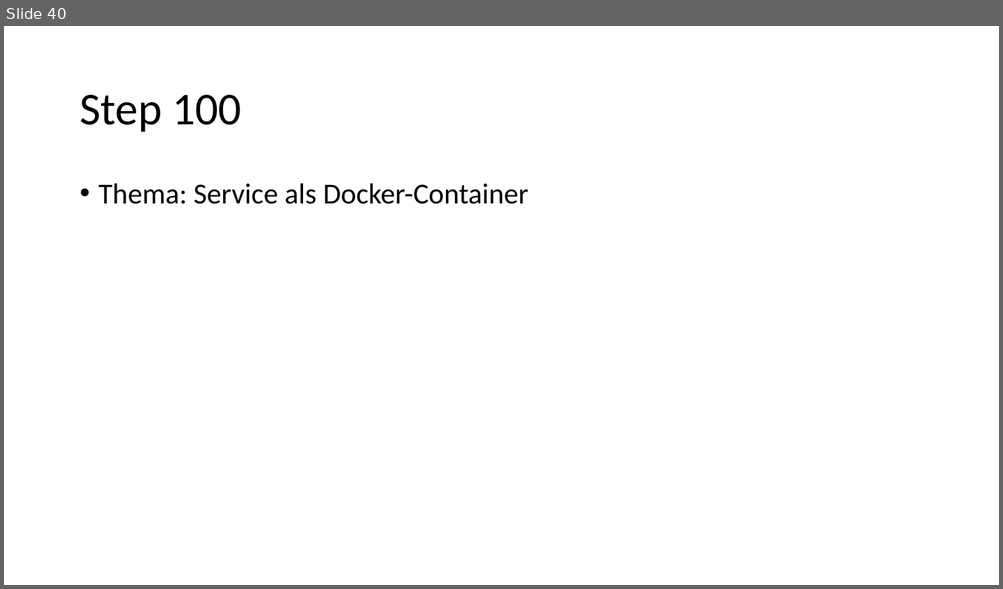
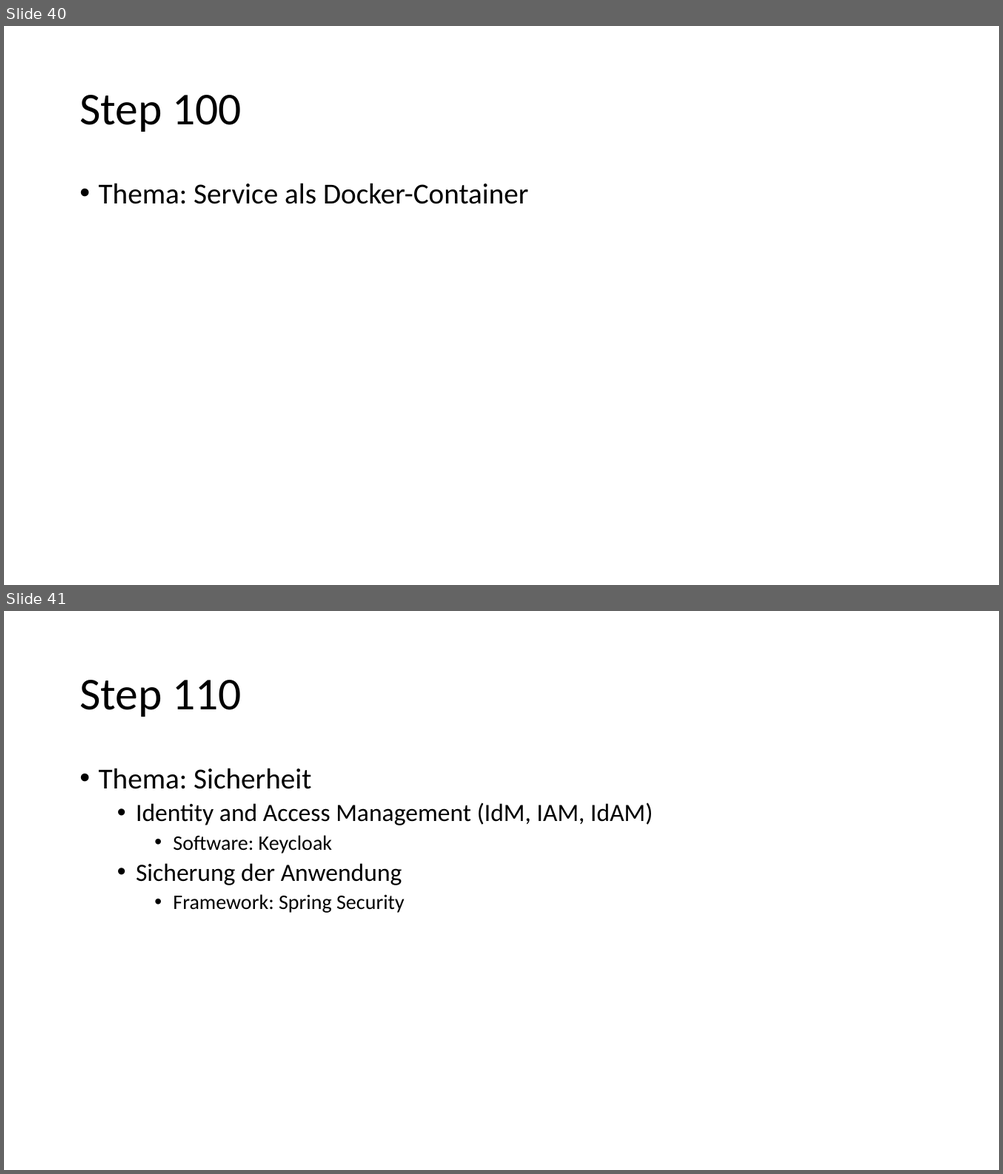
Before and after one commit to igeldo/PR4-SoSe23, a slide deck: Java-Starter.pptx. Shown one above the other, each under a label of ours: slide 40 before the commit, slides 40 and 41 after it. The pictures are 1003x589 and 1003x1174 pixels, drawn with LibreOffice and Linux fonts; fonts in the diff are those of the drawing. Boxes give left, top, right and bottom in pixels: in the first picture for what was removed or moved away, otherwise in the second. Text is boxed around its words. In the diff, an @@ line names an element or a change of style, - is before the commit and + after.

```diff
--- a/Java-Starter.pptx
+++ b/Java-Starter.pptx
@@ slide 41 added at (4, 611, 999, 1170), background #FFFFFF @@
@@ title added at (79, 680, 242, 717), 44 pt, text #000000 @@
+Step 110
@@ text added at (99, 768, 652, 913), 24 pt, text #000000 @@
+• Thema: Sicherheit
+  • Identity and Access Management (IdM, IAM, IdAM)
+    • Software: Keycloak
+  • Sicherung der Anwendung
+    • Framework: Spring Security
```
Also in this commit, not shown: 2 slides changed, 2 other slides added, 1 other file.
